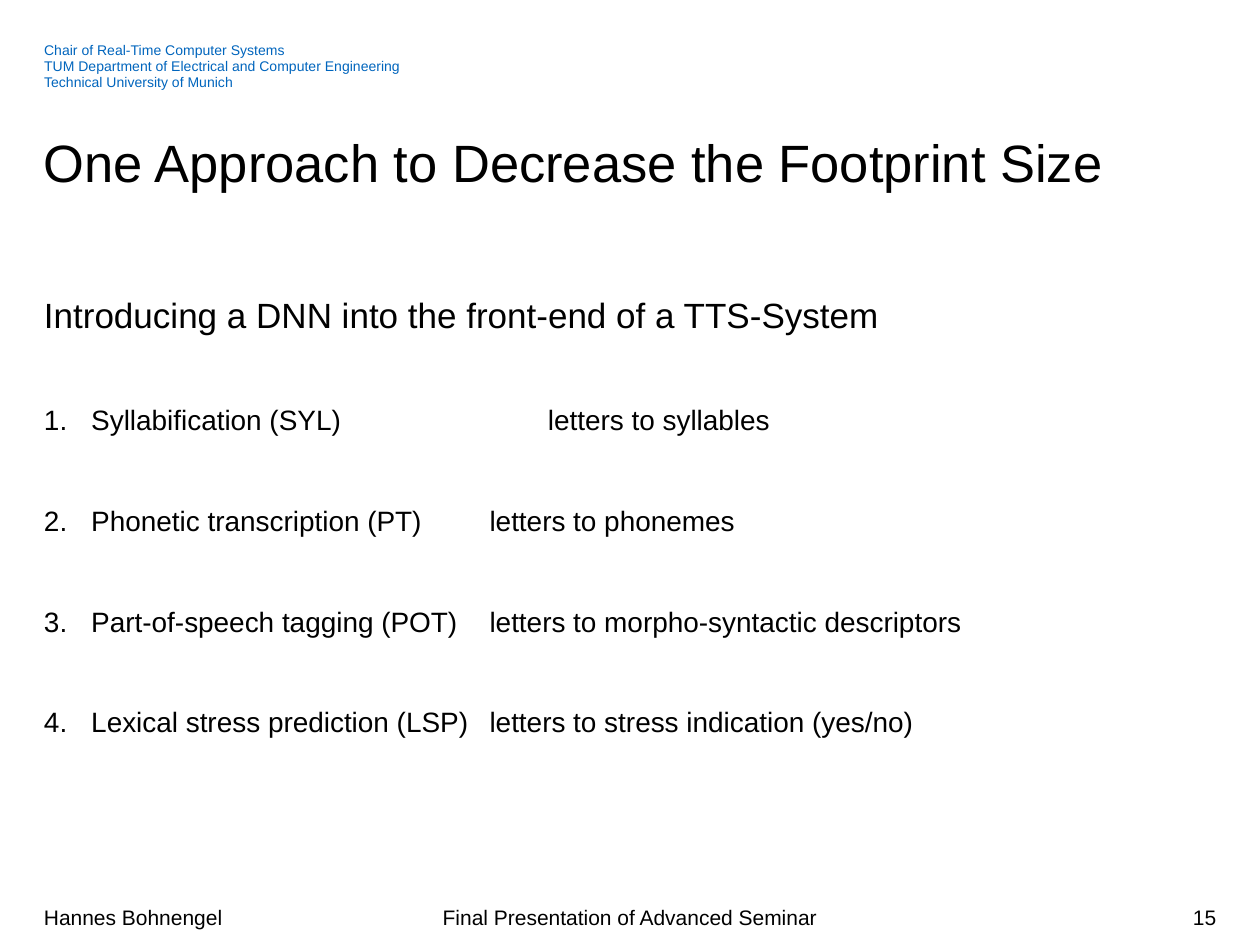
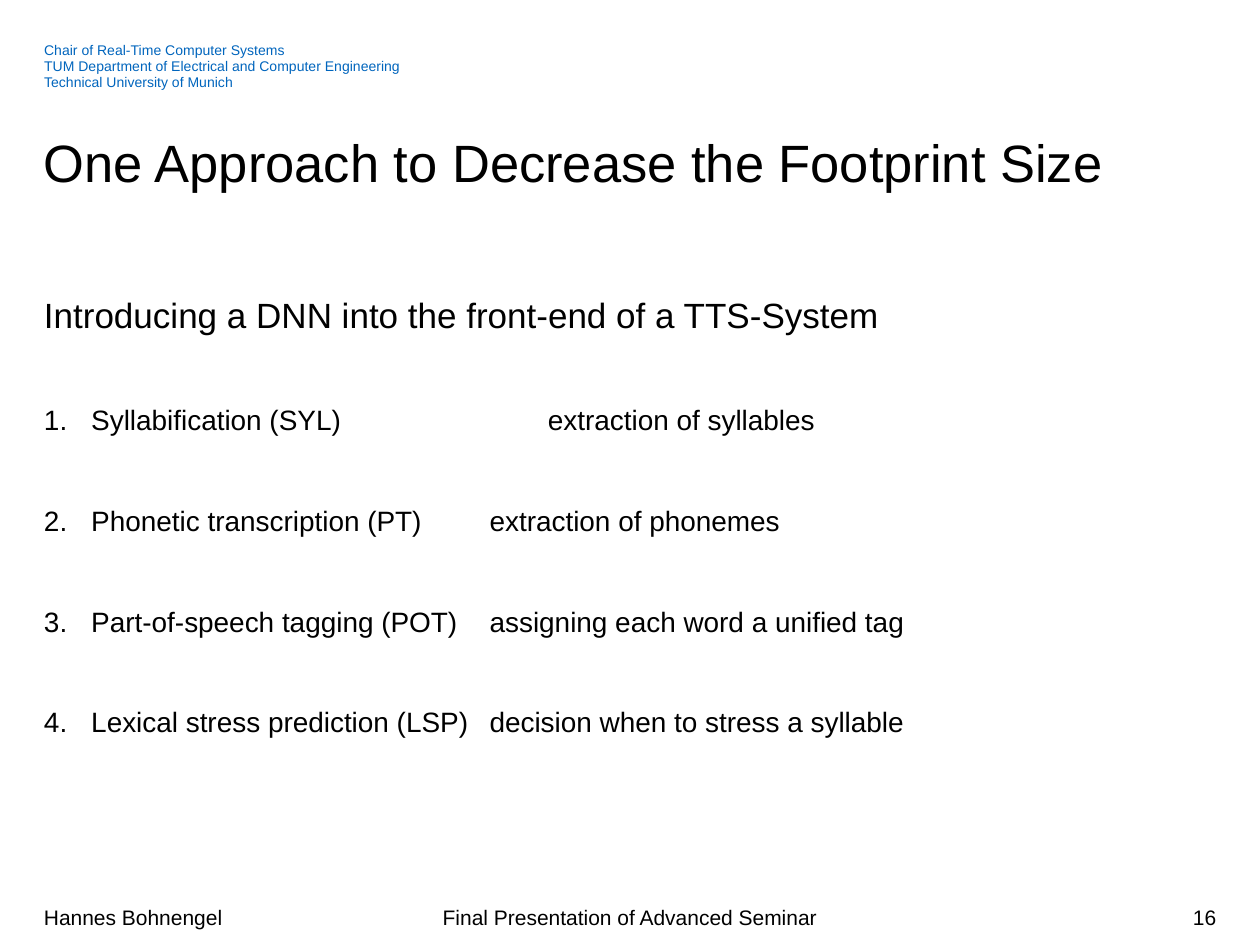
Before and after one commit to hannesb0/deeplearning, a slide deck: slide 16 of pres/Final_Presentation_V02.pptx (slide 15 before the commit). Drawn at 1260x945 pixels with LibreOffice and Linux fonts; fonts in the diff are those of the drawing; background and template pictures are left out. Boxes give left, top, right and bottom in pixels: in the first picture for what was removed or moved away, otherwise in the second. Text is boxed around its words. In the diff, an @@ line names an element or a change of style, - is before the commit and + after.

```diff
--- a/pres/Final_Presentation_V02.pptx
+++ b/pres/Final_Presentation_V02.pptx
@@ text at bbox=[91, 409, 904, 738]: text changed @@
-1. Syllabification (SYL) letters to syllables
-2. Phonetic transcription (PT) letters to phonemes
-3. Part-of-speech tagging (POT) letters to morpho-syntactic descriptors
-4. Lexical stress prediction (LSP) letters to stress indication (yes/no)
+1. Syllabification (SYL) extraction of syllables
+2. Phonetic transcription (PT) extraction of phonemes
+3. Part-of-speech tagging (POT) assigning each word a unified tag
+4. Lexical stress prediction (LSP) decision when to stress a syllable
@@ page number at bbox=[1193, 910, 1216, 926]: text changed @@
-15
+16
```
Also in this commit, not shown: 5 other slides changed, 2 slides added, 1 slide removed, 4 other files.
